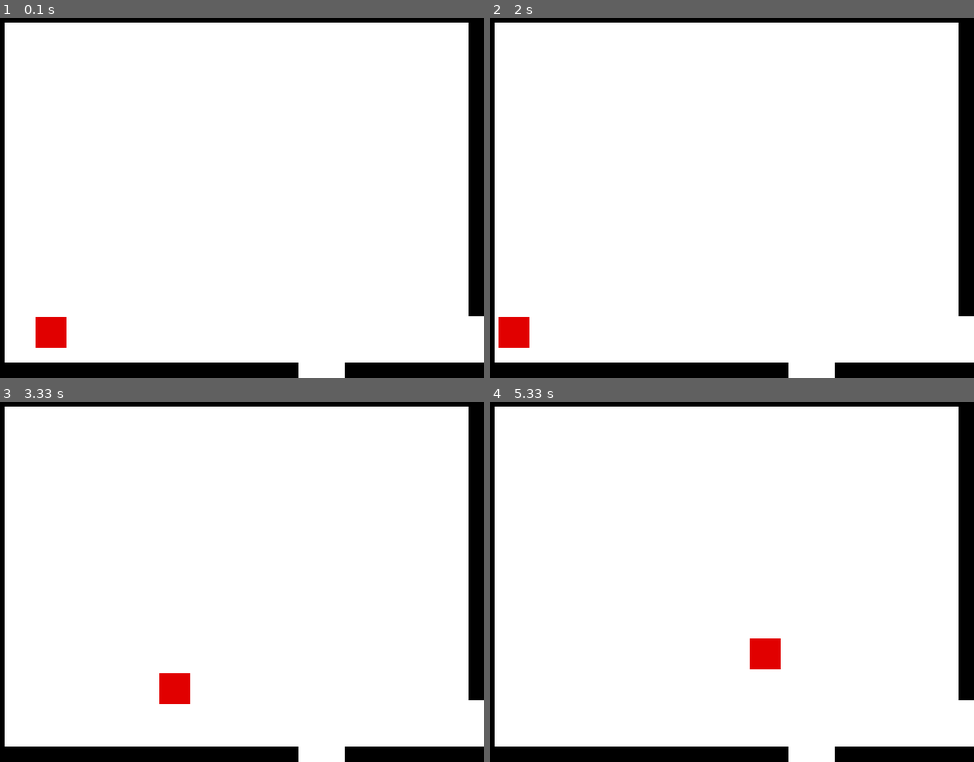
Above: before the commit, frames 1-4 (two rows, left to right).
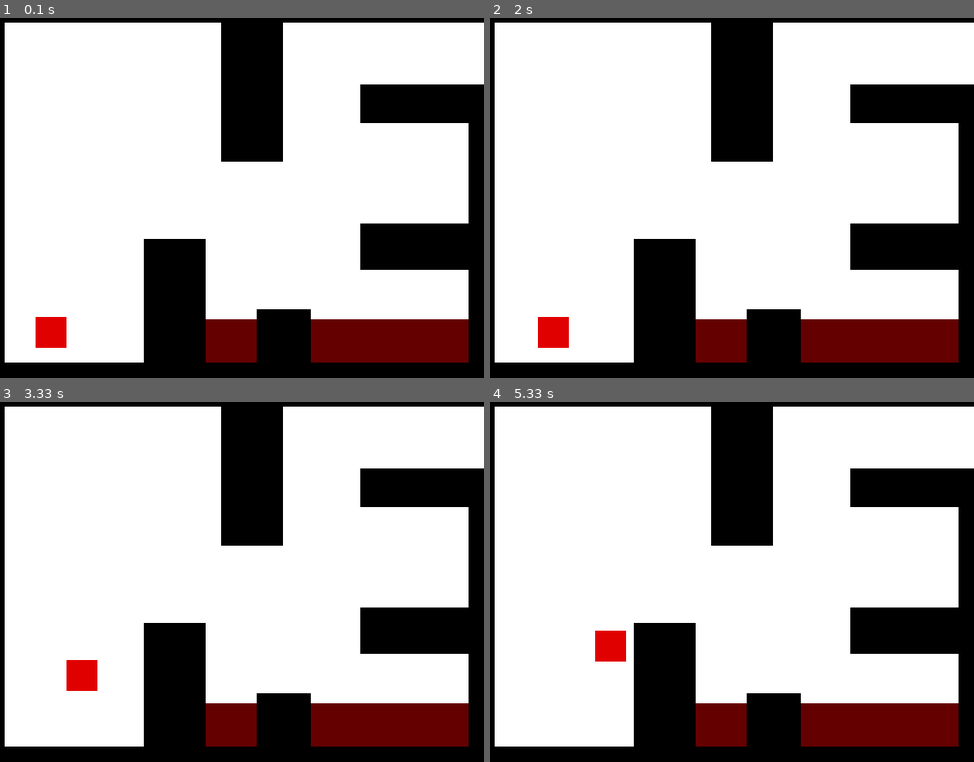
Above: after the commit, the same moments.

Repository: Teedu/Warehouse_Getaway
Game: pygame game, started from Pygame_basic.py
Two runs of this game, one before a commit and one after it. Both use one fixed random seed, a clock stepped at 60 frames per second and the inputs below.
Inputs:
- Up to frame 1 (0.1 s): no input
- Up to frame 2 (2 s): hold A 0.33-0.87 s; hold S 0.9-1.2 s; tap Space at 1.67 s
- Up to frame 3 (3.33 s): hold W 2-2.37 s; tap Space at 2.07, 2.47, 2.77, 3.13 s; hold D 2.4-3.03 s; hold S from 3.07 s (still down)
- Up to frame 4 (5.33 s): release S at 3.43 s; hold A 3.47-3.93 s; tap Space at 3.53, 3.83, 4.03, 4.33, 4.53, 4.87, 5.17 s; hold D 3.97-4.43 s; hold W 4.47-4.77 s; hold D 4.8-5.27 s; hold A from 5.3 s (still down)

The runs differ from the first frame. In frame 1, 23% of the frame differs, in the area x 29-100%, y 1-100%; in frame 2, 24%, in the area x 1-100%, y 1-100%; in frame 3, 23%; in frame 4, 24%.

Commit message:
poolik level on valmis

Diff:
--- a/Pygame_basic.py
+++ b/Pygame_basic.py
@@ -3,8 +3,9 @@
 sw=640
 sh=480
 
-map = [[[('wall',0,0,20,480),('wall',0,0,640,20),('wall',620,0,20,400),('wall',0,460,400,20),('wall',460,460,240,20)],[('wall',0,0,20,400),('wall',0,0,640,20),('wall',0,460,640,20)]],
-       [[('wall',0,0,460,20),('wall',0,0,20,480),('wall',0,440,640,20)],[]]]
+map = [[[('player',80,400,(225,0,0)),('wall',0,0,20,480),('wall',0,0,640,20),('wall',0,460,640,20),('wall',620,100,20,400),('wall',480,100,200,50),('wall',480,280,280,60),('wall',300,0,80,200),('wall',200,300,80,300),('wall',346,391,70,100),('lose area',280,404,350,100)],[('wall',0,0,640,20),('wall',0,100,20,400),('wall',0,100,100,50),('wall',620,0,20,100),('wall',520,150,100,50),('wall',620,150,20,500)]],
+       [[('wall',0,0,400,20),('wall',0,0,20,480),('wall',0,460,640,20)],[]]
+       ]
 
 x=0
 y=0
@@ -113,11 +114,11 @@
 
         if self.move_bol[0]==False and self.move_bol[2]==False and self.points_bol[7]==True:
             self.vx= int(self.vx * 0.75)
-        if self.move_bol[0]==False and self.move_bol[2]==False and self.points_bol[7]==False:
-            if self.vx >0:
-                self.vx=int(self.vx * 0.99)
-            if self.vx <0:
-                self.vx=int(self.vx * 0.99)
+##        if self.move_bol[0]==False and self.move_bol[2]==False and self.points_bol[7]==False:
+##            if self.vx >0:
+##                self.vx=int(self.vx * 0.99)
+##            if self.vx <0:
+##                self.vx=int(self.vx * 0.99)
 
         if self.move_bol[1]==True:
             self.var=1
@@ -209,25 +210,45 @@
     def lose(self,player):
         if player.x in range(self.x,self.x+self.w) and player.y in range(self.y,self.y+self.h):
             player.__init__(80,400,(225,0,0))
+            global x
+            x=0
+            global y
+            y=0
             Heli.gameover()
             time.sleep(0.5)
             Heli.taustamuusika()
 
-def set_walls():
+def set_room(name):
     ls=[]
-    for i in map[y][x]:
-        if i[0] == 'wall':
-            ls.append(Wall(i[1],i[2],i[3],i[4]))
-    return ls
-
-player=Person(80,400,(225,0,0))
-people=[player]
-
-walls =set_walls()
-
-##win = WinArea(570,0,50,120)
-##lose =LoseArea(330,380,400,100)
-areas =[]#win,lose]
+    if name == 'walls':
+        for i in map[y][x]:
+            if i[0] == 'wall':
+                ls.append(Wall(i[1],i[2],i[3],i[4]))
+        return ls
+    elif name == 'player':
+        for i in map[y][x]:
+            if i[0] == 'player':
+                return Person(i[1],i[2],i[3])
+    elif name == 'areas':
+        for i in map[y][x]:
+            if i[0] == 'lose area':
+                ls.append(LoseArea(i[1],i[2],i[3],i[4]))
+            if i[0] == 'win area':
+                ls.append(WinArea(i[1],i[2],i[3],i[4]))
+        return ls
+    elif name == 'drones':
+        for i in map[y][x]:
+            if i[0] == 'drone':
+                ls.append(person(i[1],i[2],i[3],i[4],i[5]))
+        return ls
+
+player=set_room('player')
+people=set_room('drones')
+people.append(player)
+
+walls =set_room('walls')
+
+areas =set_room('areas')
 
 Heli.taustamuusika()
 
@@ -275,24 +296,40 @@
     if player.x < 0:
         x-=1
         player.x = sw
-        walls =set_walls()
+        walls =set_room('walls')
+        areas =set_room('areas')
+        people=set_room('drones')
+        people.append(player)
     elif player.x>sw:
         x+=1
         player.x=0
-        walls =set_walls()
+        walls =set_room('walls')
+        areas =set_room('areas')
+        people=set_room('drones')
+        people.append(player)
     if player.y<0:
         y-=1
         player.y=sh
-        walls =set_walls()
+        walls =set_room('walls')
+        areas =set_room('areas')
+        people=set_room('drones')
+        people.append(player)
     elif player.y>sh:
         y+=1
         player.y=0
-        walls =set_walls()
+        walls =set_room('walls')
+        areas =set_room('areas')
+        people=set_room('drones')
+        people.append(player)
 
     for s in walls:
         s.draw()
-    try:lose.lose(player)
+    try:
+        for i in areas:
+            i.lose(player)
     except NameError:pass
+
     pygame.display.flip()
+    print(pygame.mouse.get_pos())
     pygame.time.delay(17)
 pygame.quit()
